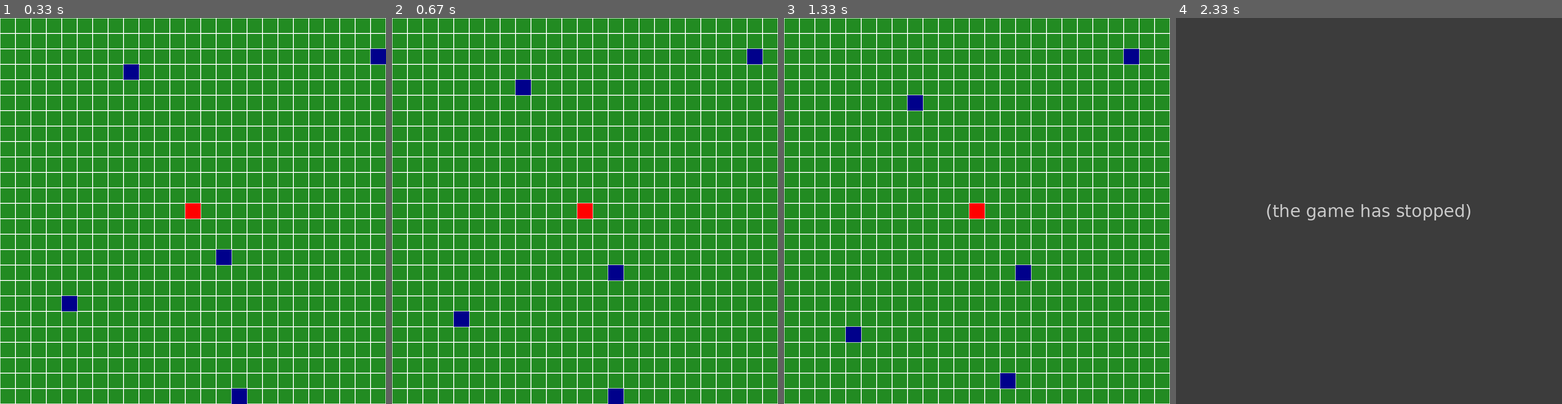
Above: before the commit, frames 1-4 (left to right).
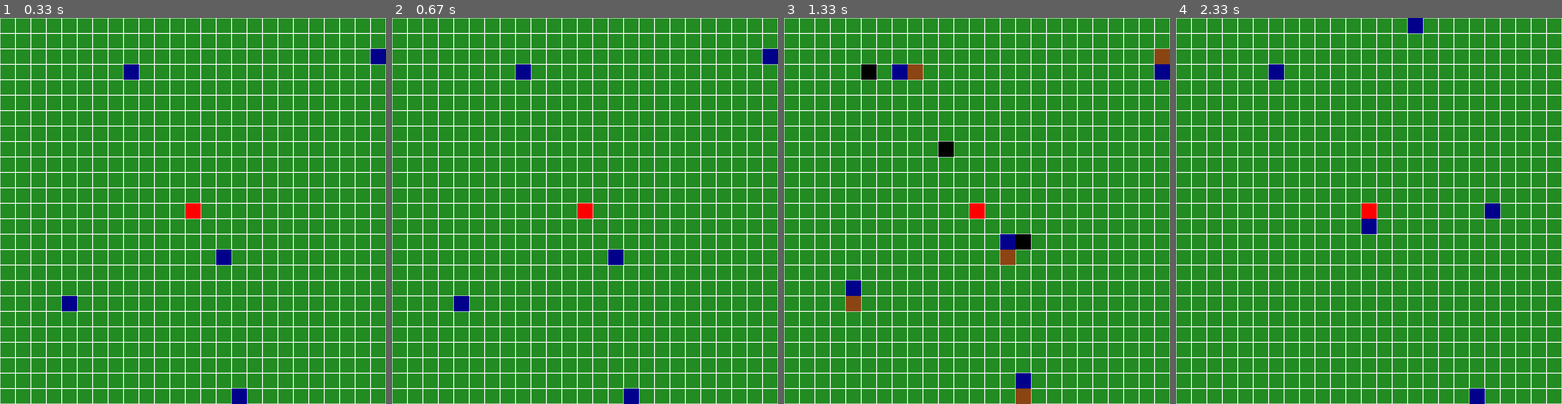
Above: after the commit, the same moments.

Repository: markus-brln/BachelorThesisForestFireControl
Game: pygame game, started from gui/main.py
Two runs of this game, one before a commit and one after it. Both use one fixed random seed, a clock stepped at 60 frames per second and the inputs below.
Inputs (mouse positions are in pixels of both pictures, inside the frame that each line leads up to):
- Up to frame 1 (0.33 s): no input
- Up to frame 2 (0.67 s): tap Space at 0.33 s
- Up to frame 3 (1.33 s): press the mouse at (1023, 245) at 0.7 s; move the mouse to (949, 156) at 0.8 s; release the mouse at (876, 68) at 0.93 s; tap Space at 1.1 s
- Up to frame 4 (2.33 s): hold C 1.63-2.1 s; move the mouse to (1369, 257) at 1.67 s; tap Space at 1.7 s; tap Enter at 2.13 s

Frame 1 is identical in both runs. In frame 2, 1.6% of the frame differs, in the area x 16-100%, y 8-100%; in frame 3, 2.9%; in frame 4, 100%, in the area x 0-100%, y 0-100%.
Error before the commit: AttributeError: 'Model' object has no attribute 'startEpisode' (controller.py line 57); the game stopped at 2.13 s (later frames are placeholders)

Commit message:
added agent navigation

Diff:
--- a/gui/Controller/controller.py
+++ b/gui/Controller/controller.py
@@ -54,7 +54,9 @@
       self.model.time_step()          ## Space to go to next timestep
     ##TODO possibly add a revert time step option to go back one
     if event.key == pygame.K_RETURN:
-      self.model.startEpisode()       ## Return / ENTER to go to next episode
+      self.model.start_episode()       ## Return / ENTER to go to next episode
+    if event.key == pygame.K_c:
+      self.model.waypoints.clear()
 
     # Update the view
     self.view.update()
--- a/gui/Model/agent.py
+++ b/gui/Model/agent.py
@@ -1,8 +1,30 @@
 from collections import deque
+from math import sqrt
+
+from enum import Enum
 
 import random
 
 random.seed(0)
+
+class Direction(Enum):
+  NONE = lambda pos: pos
+  UP = lambda pos: (pos[0], pos[1] - 1)
+  RIGHT = lambda pos: (pos[0] + 1, pos[1])
+  DOWN = lambda pos: (pos[0], pos[1] + 1)
+  LEFT = lambda pos: (pos[0] - 1, pos[1])
+
+  @staticmethod
+  def find(coming_from, going_to):
+    if coming_from == going_to:
+      return Direction.NONE
+
+    delta_x = going_to[0] - coming_from[0]
+    delta_y = going_to[1] - coming_from[1]
+    if abs(delta_x) > abs(delta_y):
+      return Direction.LEFT if delta_x < 0 else Direction.RIGHT
+    return Direction.UP if delta_y < 0 else Direction.DOWN
+
 
 class Agent:
   # TODO: Original code gave W as parameter. Find out purpose
@@ -23,17 +45,36 @@
       self.agent_hist.append((self.position))
 
   def dig(self):
-    print("agent digging")
     self.model.dig_firebreak(self)
 
-## Move randomly for now
+
   def move(self):
-    new_position = random.choice(self.model.get_neighbours(self.position))
-    while not self.model.position_in_bounds(new_position) or new_position in self.model.firepos:
-      new_position = random.choice(self.model.get_neighbours(self.position))
+    waypoint = self.get_waypoint()
+    if waypoint is None:
+      self.dig()
+      return
 
-    self.position = new_position
+    self.position = Direction.find(self.position, waypoint)(self.position)
+    # self.position = Direction.DOWN(self.position)
 
 
-  def set_waypoint(self, waypoint = None):
-    self.waypoint = waypoint
+  def get_waypoint(self):
+    if len(self.model.waypoints) == 0:
+      return None
+
+    waypoints = list(self.model.waypoints)
+    waypoint = waypoints[0]
+    distance = self.distance_to(waypoint)
+    if len(waypoints) > 1:
+      for possible_waypoint in waypoints[1:]:
+        new_distance = self.distance_to(possible_waypoint)
+        if new_distance < distance:
+          waypoint = possible_waypoint
+          distance = new_distance
+
+    return waypoint
+
+
+  def distance_to(self, position):
+    x, y = position
+    return sqrt((x - self.position[0])**2 + (y - self.position[1])**2)
--- a/gui/Model/model.py
+++ b/gui/Model/model.py
@@ -30,7 +30,7 @@
 ## Episode Initialization
   def start_episode(self):
     self.reset_agents()
-    self.selected_squares = set() # Reset selection
+    self.waypoints = set() # Reset selection
     self.time = 0                 # Reset time
     self.state = State.ONGOING
 
@@ -66,11 +66,11 @@
   def time_step(self):
     self.time += 1                # Increment time
     self.expand_fire()            # Determine fire propagation
-    self.selected_squares.clear() # Reset selection
 
     for agent in self.agents:
       agent.timestep()
 
+    # self.waypoints.clear() # Reset selection
     if self.state == State.FIRE_OUT_OF_CONTROL:
       self.start_episode()
       return
@@ -90,6 +90,8 @@
           self.state = State.FIRE_OUT_OF_CONTROL
         if not self.is_firebreak(neighbour):
           self.firepos.add(neighbour)
+          if neighbour in self.waypoints:
+            self.waypoints.remove(neighbour)
         else:
           print("can't expand through firebreak @", neighbour)
 
@@ -123,16 +125,17 @@
         return
 
     if position not in self.firepos:       ## Cannot set waypoint in the fire
-      self.selected_squares.add(position)  # Add to list of waypoints
+      self.waypoints.add(position)  # Add to list of waypoints
 
 
   def deselect_square(self, position):
-    self.selected_squares.discard(position) # Remove from list of waypoints
+    self.waypoints.discard(position) # Remove from list of waypoints
 
 
   def dig_firebreak(self, agent):
     self.firebreaks.add(agent.position)
-    print(self.firebreaks)
+    if agent.position in self.waypoints:
+      self.waypoints.remove(agent.position)
 
 
 ## Proper shutdown
--- a/gui/View/view.py
+++ b/gui/View/view.py
@@ -28,10 +28,10 @@
     self.draw_grid()
 
     # State Dependent drawing
-    self.draw_selected()
     self.draw_fire()
+    self.draw_firebreaks()
+    self.draw_waypoints()
     self.draw_agents()
-    self.draw_firebreaks()
 
     # Update pygame display
     pygame.display.update()
@@ -49,10 +49,10 @@
   # Fill the blocks at the provided positions with the provided color
   def fill_blocks(self, positions, color):
     block_size = self.grid_block_size
-    for selected in positions:
+    for waypoints in positions:
       ## I really do not want to do it like this TODO possibly change
-      for x in range(selected[0] * block_size, (selected[0] + 1) * block_size):
-        for y in range(selected[1] * block_size, (selected[1] + 1) * block_size):
+      for x in range(waypoints[0] * block_size, (waypoints[0] + 1) * block_size):
+        for y in range(waypoints[1] * block_size, (waypoints[1] + 1) * block_size):
           rect = (x, y, 1, 1)
           pygame.draw.rect(self.window, color, rect, 1)
 
@@ -68,9 +68,9 @@
   def draw_firebreaks(self):
     self.fill_blocks(self.model.firebreaks, pygame.Color("SaddleBrown"))
 
-  # Draw the selected positions black
-  def draw_selected(self):
-    self.fill_blocks(self.model.selected_squares, pygame.Color("Black"))
+  # Draw the waypoints positions black
+  def draw_waypoints(self):
+    self.fill_blocks(self.model.waypoints, pygame.Color("Black"))
 
   ## Determine in which block a pixel lies
   def pixel_belongs_to_block(self, pos):
